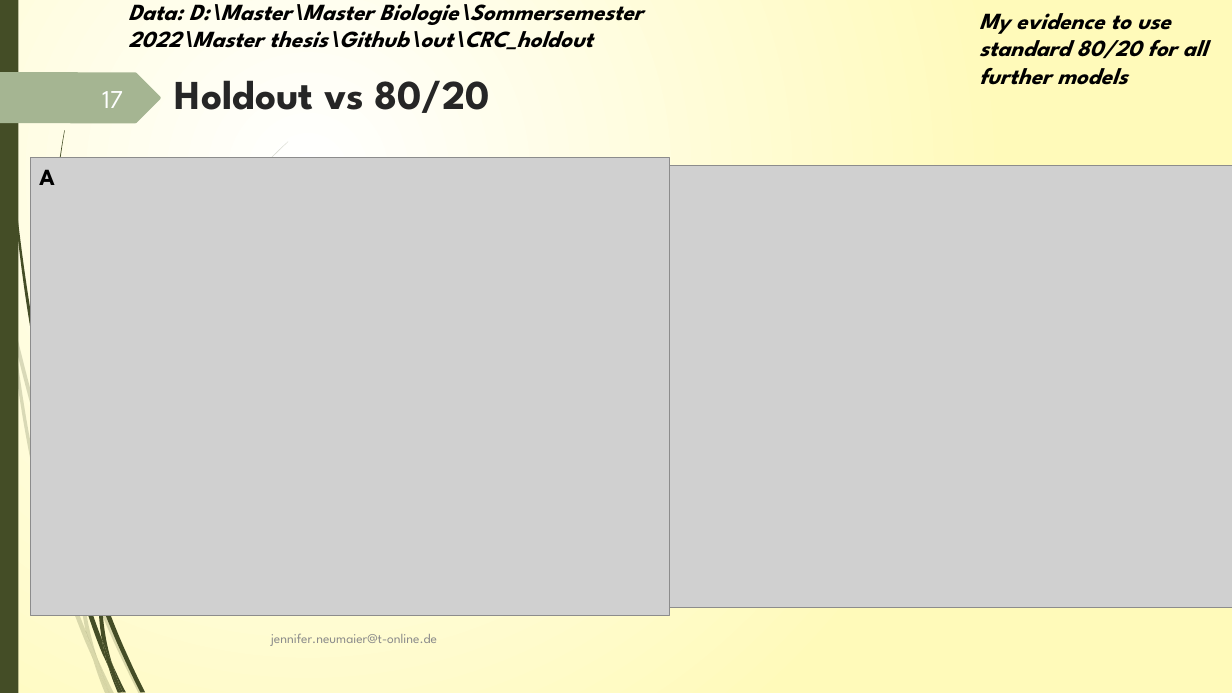
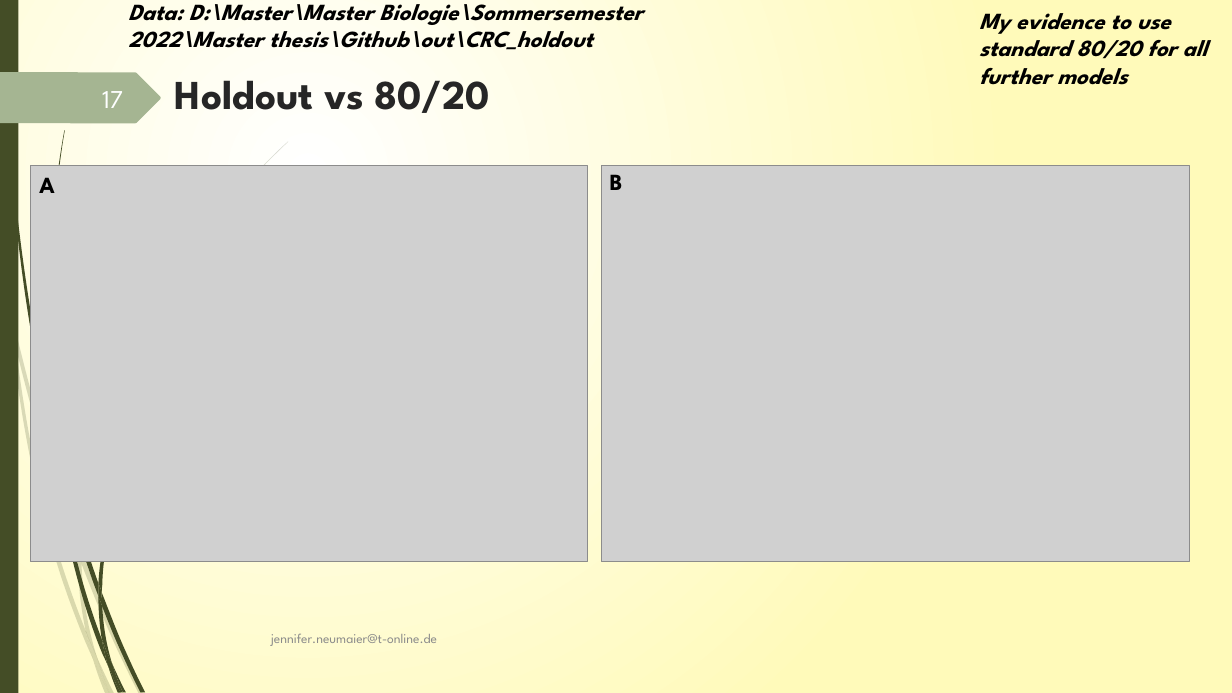
Before and after one commit to JenniferNeumaier/ml_coda, a slide deck: slide 17 of doc/Project_structure_notes.pptx. Drawn at 1232x693 pixels with LibreOffice and Linux fonts; fonts in the diff are those of the drawing; grey boxes stand for pictures. Boxes give left, top, right and bottom in pixels: in the first picture for what was removed or moved away, otherwise in the second. Text is boxed around its words. In the diff, an @@ line names an element or a change of style, - is before the commit and + after.

```diff
--- a/doc/Project_structure_notes.pptx
+++ b/doc/Project_structure_notes.pptx
@@ text "A": place and size @@
-text "A" at bbox=[39, 169, 55, 185]
+text "A" at bbox=[39, 177, 55, 193]
@@ picture: place and size @@
-picture at bbox=[30, 158, 670, 616]
+picture at bbox=[30, 165, 588, 562]
@@ picture: place and size @@
-picture at bbox=[670, 165, 1232, 607]
+picture at bbox=[601, 165, 1189, 562]
@@ text added at bbox=[610, 174, 623, 190], 18 pt, text #000000, bold @@
+B
@@ freeform shape added at bbox=[98, 318, 240, 592], fill #444D26 @@
@@ freeform shape added at bbox=[55, 436, 98, 596], fill #444D26 @@
@@ freeform shape added at bbox=[78, 542, 81, 564], fill #444D26 at 20% opacity @@
@@ freeform shape added at bbox=[98, 583, 102, 606], fill #444D26 @@
```
Also in this commit, not shown: 19 other slides changed, 3 slides added, 22 other files.
